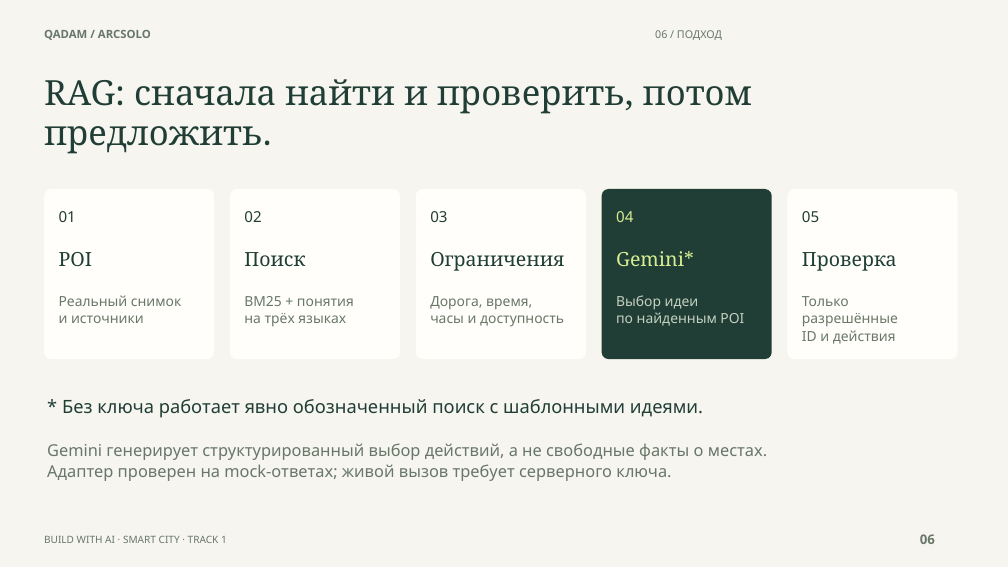
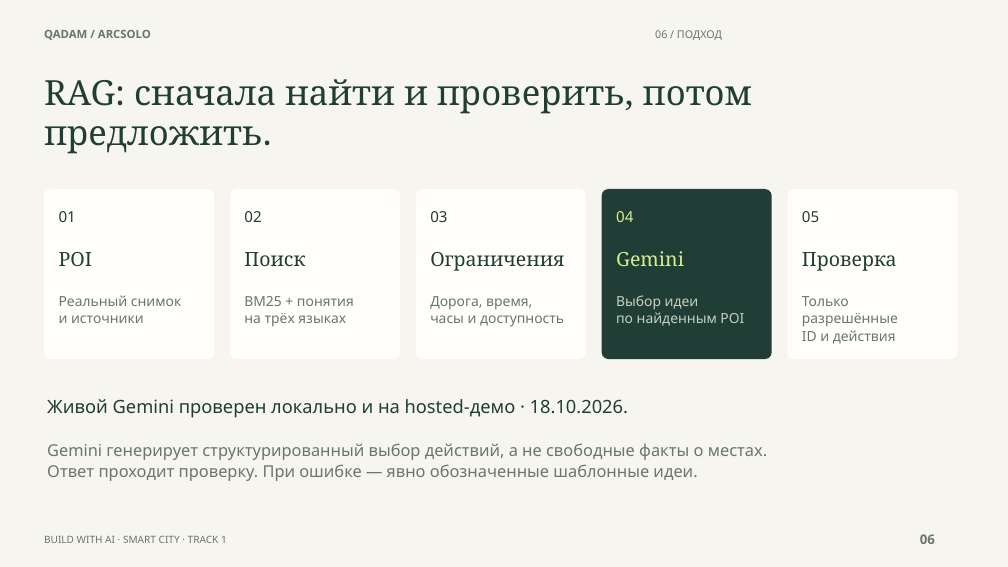
Before and after one commit to Csadow/qadam-astana, a slide deck: slide 6 of presentation/Qadam_ArcSolo_pitch_RU.pptx. Drawn at 1008x567 pixels with LibreOffice and Linux fonts; fonts in the diff are those of the drawing. Boxes give left, top, right and bottom in pixels: in the first picture for what was removed or moved away, otherwise in the second. Text is boxed around its words. In the diff, an @@ line names an element or a change of style, - is before the commit and + after.

Commit message:
Verify live Gemini and refresh pitch and demo evidence

```diff
--- a/presentation/Qadam_ArcSolo_pitch_RU.pptx
+++ b/presentation/Qadam_ArcSolo_pitch_RU.pptx
@@ text at [616,251,684,266]: text changed @@
-Gemini*
+Gemini
@@ text at [47,399,628,418]: text changed @@
-* Без ключа работает явно обозначенный поиск с шаблонными идеями.
+Живой Gemini проверен локально и на hosted-демо · 18.10.2026.
@@ text at [47,464,697,481]: text changed @@
-Адаптер проверен на mock-ответах; живой вызов требует серверного ключа.
+Ответ проходит проверку. При ошибке — явно обозначенные шаблонные идеи.
```
Also in this commit, not shown: 1 other slide changed, 15 other files.
